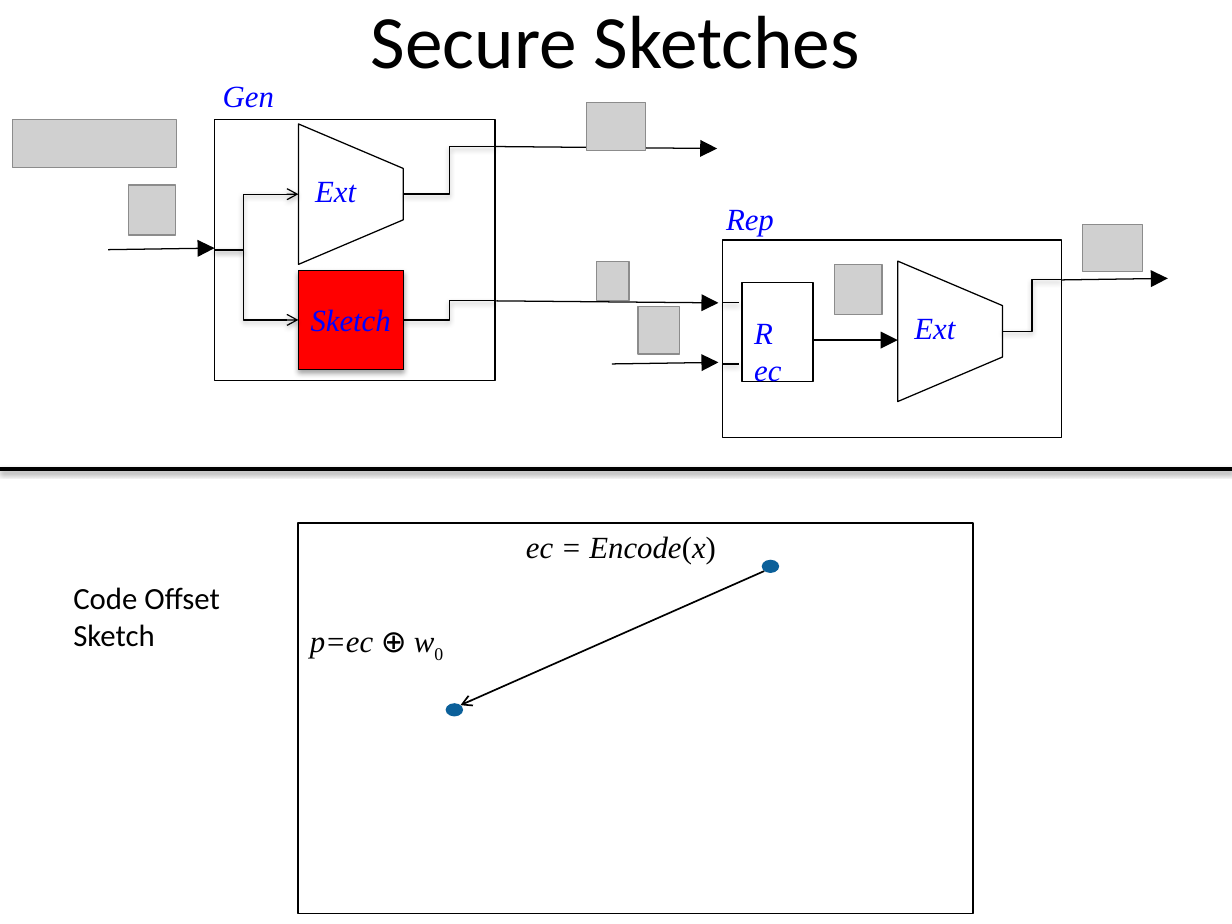
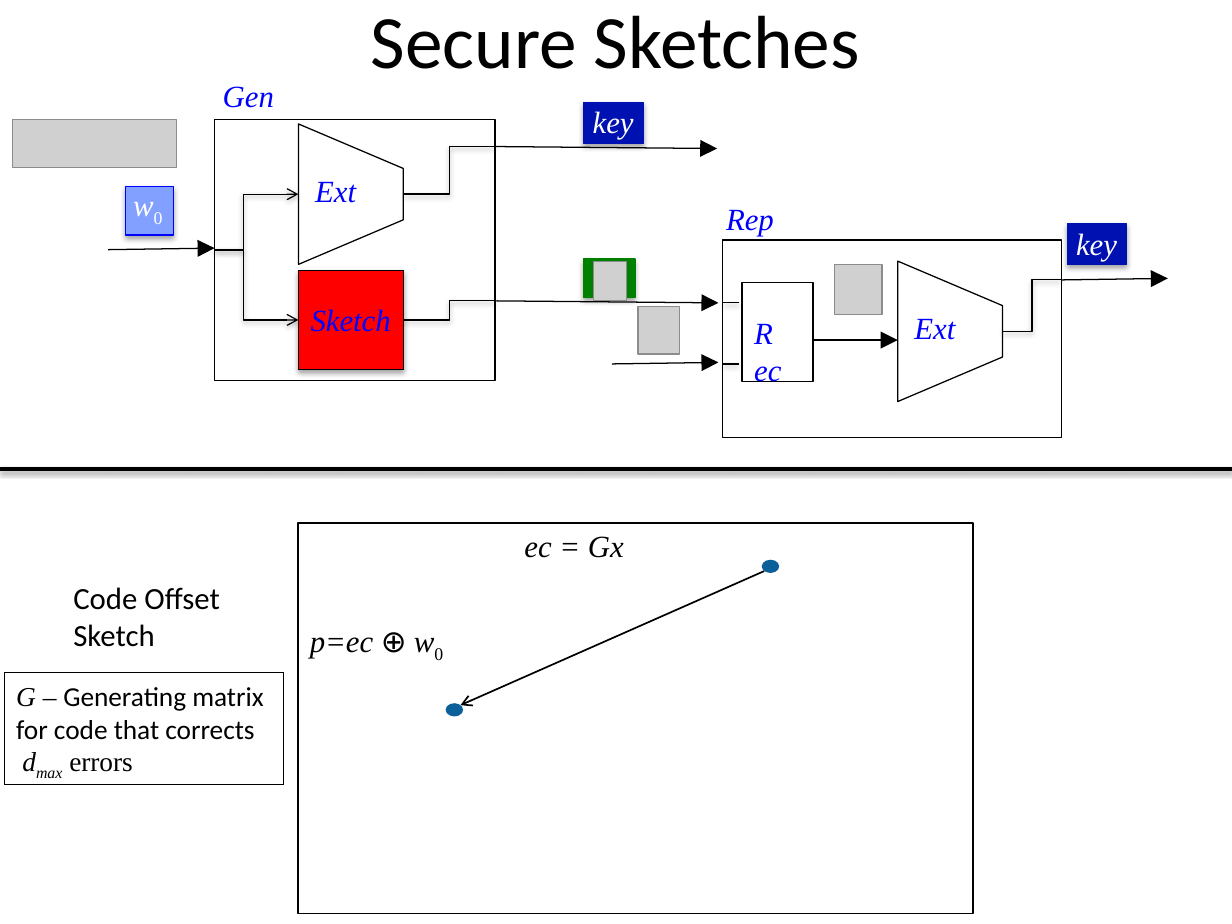
Before and after one commit to xianruimeng/comp-fuzzy-ext, a slide deck: slide 7 of ComputationalFuzzyExtractors.pptx. Drawn at 1232x924 pixels with LibreOffice and Linux fonts; fonts in the diff are those of the drawing; grey boxes stand for pictures. Boxes give left, top, right and bottom in pixels: in the first picture for what was removed or moved away, otherwise in the second. Text is boxed around its words. In the diff, an @@ line names an element or a change of style, - is before the commit and + after.

```diff
--- a/ComputationalFuzzyExtractors.pptx
+++ b/ComputationalFuzzyExtractors.pptx
@@ rectangle added at [584,102,643,143], fill #0011B2, outline #0011B2 0.75 pt @@
@@ picture removed at [586,102,646,150] @@
@@ text added at [593,111,634,139], 18 pt, text #FFFFFF, italic @@
+key
@@ text added at [121,180,181,229], 18 pt, text #FFFFFF, italic @@
+w0
@@ rectangle added at [126,187,174,235], fill #82A0FF, outline #0000FF 0.75 pt @@
@@ picture removed at [128,185,176,235] @@
@@ rectangle added at [1067,224,1126,265], fill #0011B2, outline #0011B2 0.75 pt @@
@@ text added at [1076,233,1117,261], 18 pt, text #FFFFFF, italic @@
+key
@@ picture removed at [1083,224,1142,271] @@
@@ rectangle added at [584,259,636,297], fill #008000, outline #008000 0.75 pt @@
@@ text at [524,536,624,558]: text changed @@
-ec = Encode(x)
+ec = Gx
@@ rectangle added at [4,673,283,785], outline #000000 0.75 pt, 16 pt, text #000000 @@
+G – Generating matrix
+for code that corrects
+dmax errors
```
Also in this commit, not shown: 11 other slides changed, 17 slides added.
